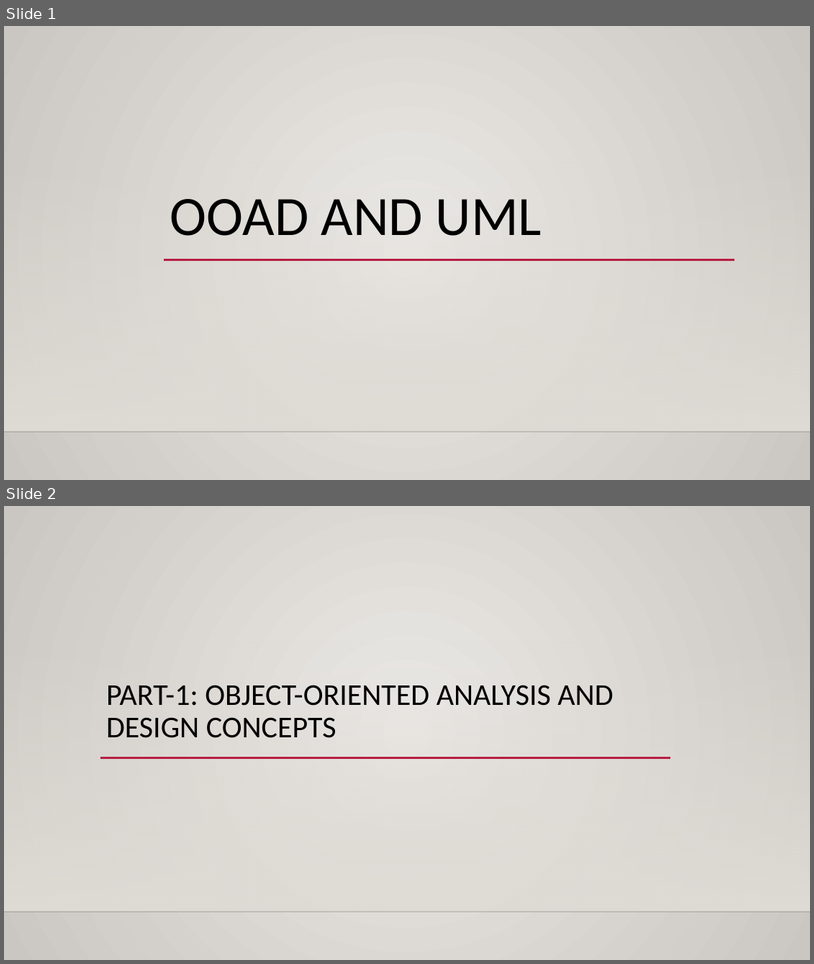
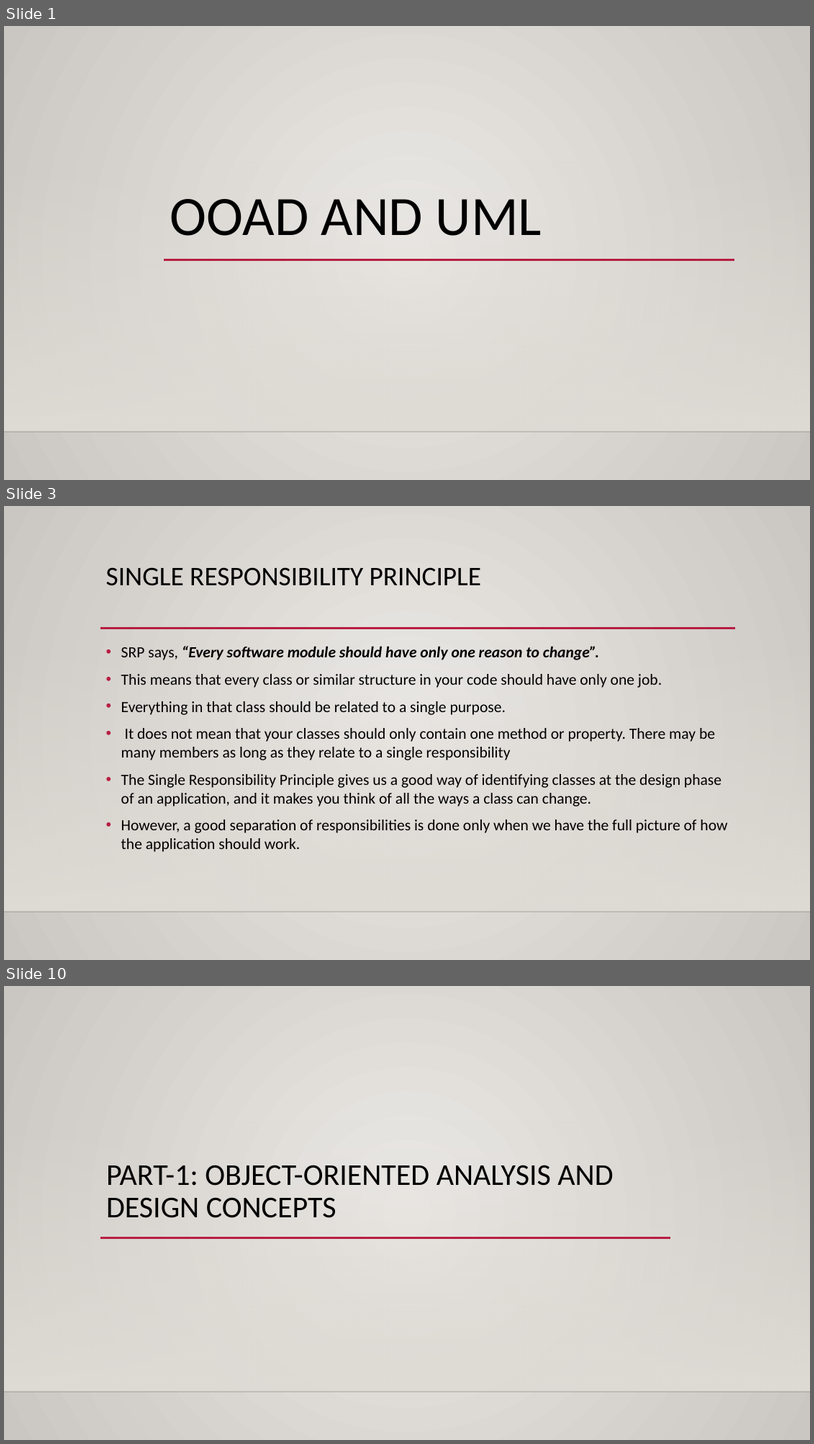
Before and after one commit to joydip-git/siemens-ooad-uml-25thaugust, a slide deck: presentation/OOAD and uml.pptx. Shown one above the other, each under a label of ours: slides 1 and 2 before the commit, slides 1, 3 and 10 after it; the slides between them are not shown. The pictures are 814x964 and 814x1444 pixels, drawn with LibreOffice and Linux fonts; fonts in the diff are those of the drawing; background and template pictures are left out. Boxes give left, top, right and bottom in pixels: in the first picture for what was removed or moved away, otherwise in the second. Text is boxed around its words. In the diff, an @@ line names an element or a change of style, - is before the commit and + after.

```diff
--- a/presentation/OOAD and uml.pptx
+++ b/presentation/OOAD and uml.pptx
@@ slide 3 added at box(4, 506, 810, 960), background gradient #ECEAE7 to #CAC7C1; not listed: 2 template elements that a slide beside it also shows @@
@@ title added at box(106, 567, 481, 586), 32 pt, text #000000 @@
+SINGLE RESPONSIBILITY PRINCIPLE
@@ line added from (100, 628) to (736, 628), #B71E42 2.5 pt @@
@@ text added at box(121, 646, 728, 852), 18.5 pt, text #000000 @@
+• SRP says, “Every software module should have only one reason to change”.
+• This means that every class or similar structure in your code should have only one job.
+• Everything in that class should be related to a single purpose.
+• It does not mean that your classes should only contain one method or property. There may be many members as long as they relate to a single responsibility
+• The Single Responsibility Principle gives us a good way of identifying classes at the design phase of an application, and it makes you think of all the ways a class can change.
+• However, a good separation of responsibilities is done only when we have the full picture of how the application should work.
@@ what was slide 2 is now slide 10 @@
```
Also in this commit, not shown: 19 other slides added.
